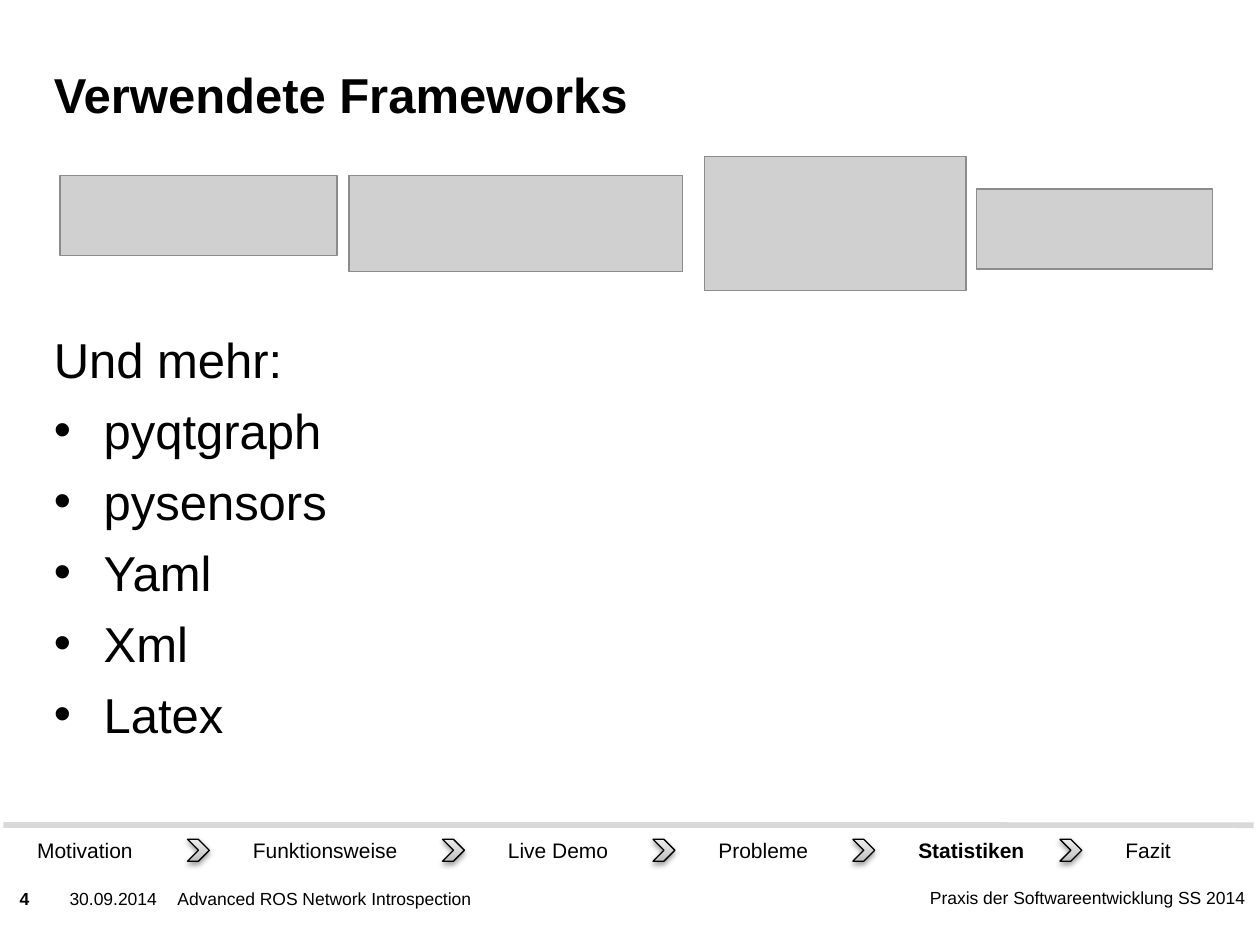
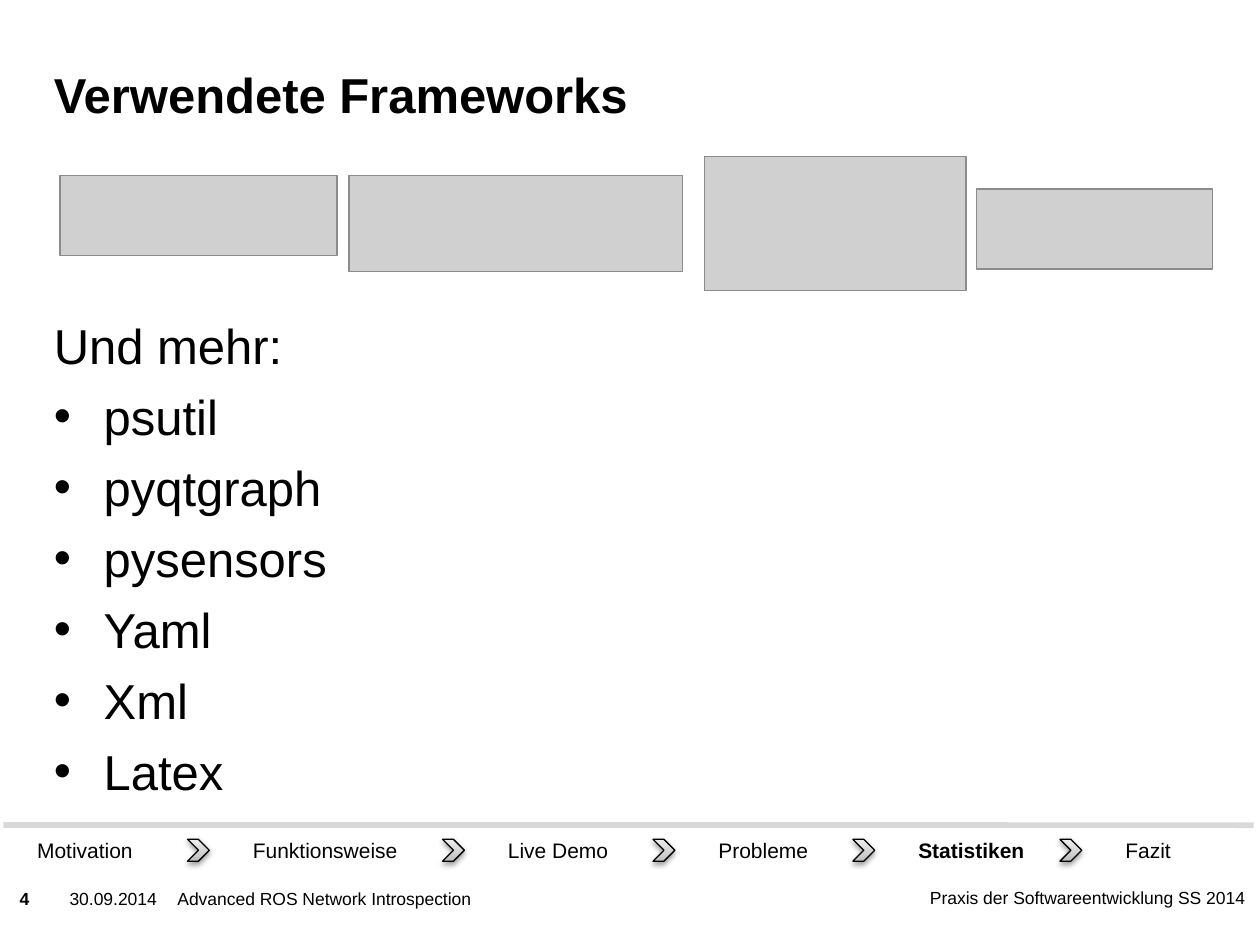
Before and after one commit to ROS-PSE/Documents, a slide deck: slide 4 of Präsentation/Abschluss.pptx. Drawn at 1260x945 pixels with LibreOffice and Linux fonts; fonts in the diff are those of the drawing; grey boxes stand for pictures; background and template pictures are left out. Boxes give left, top, right and bottom in pixels: in the first picture for what was removed or moved away, otherwise in the second. Text is boxed around its words. In the diff, an @@ line names an element or a change of style, - is before the commit and + after.

```diff
--- a/Präsentation/Abschluss.pptx
+++ b/Präsentation/Abschluss.pptx
@@ text "Und mehr:" moved from (x1=54, y1=342, x2=327, y2=734) to (x1=54, y1=328, x2=327, y2=791) @@
@@ text at (x1=104, y1=399, x2=218, y2=445): paragraph added @@
+• psutil
```
Also in this commit, not shown: 3 other slides changed.
